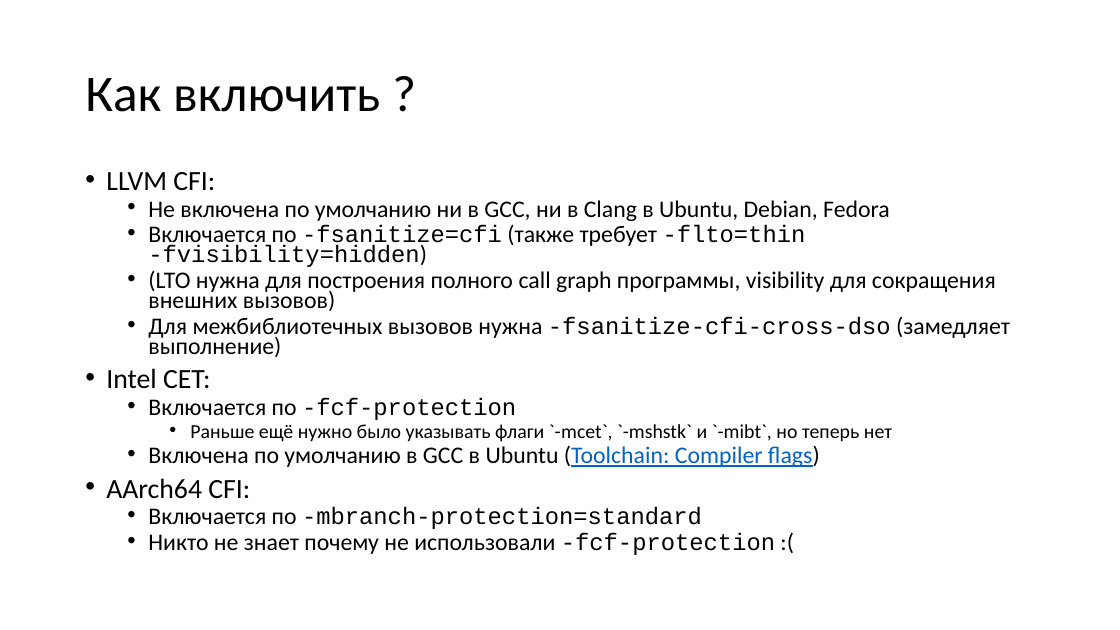
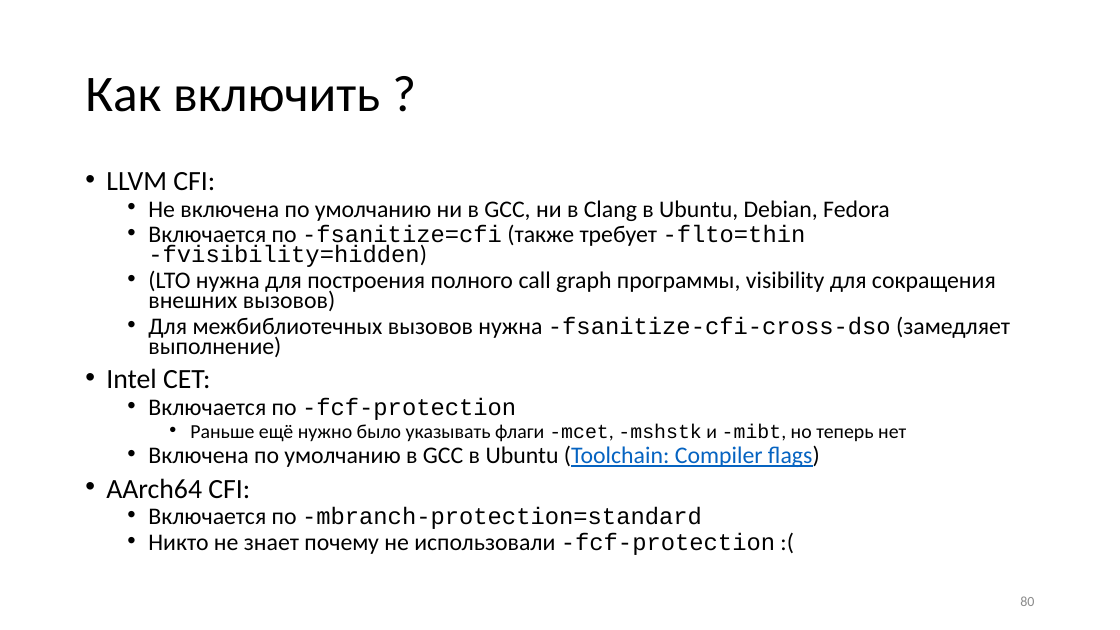
Before and after one commit to yugr/slides, a slide deck: slide 80 of CppZeroCost/2025/RU.pptx. Drawn at 1120x630 pixels with LibreOffice and Linux fonts; fonts in the diff are those of the drawing. Boxes give left, top, right and bottom in pixels: in the first picture for what was removed or moved away, otherwise in the second. Text is boxed around its words. In the diff, an @@ line names an element or a change of style, - is before the commit and + after.

```diff
--- a/CppZeroCost/2025/RU.pptx
+++ b/CppZeroCost/2025/RU.pptx
@@ text at [190, 424, 906, 442]: text changed @@
-    • Раньше ещё нужно было указывать флаги `-mcet`, `-mshstk` и `-mibt`, но теперь нет
+    • Раньше ещё нужно было указывать флаги -mcet, -mshstk и -mibt, но теперь нет
@@ page number added at [1020, 596, 1034, 606], 12 pt, text #8C8C8C @@
+80
```
Also in this commit, not shown: 88 other slides changed, 1 slide added, 1 slide removed, 2 other files.
